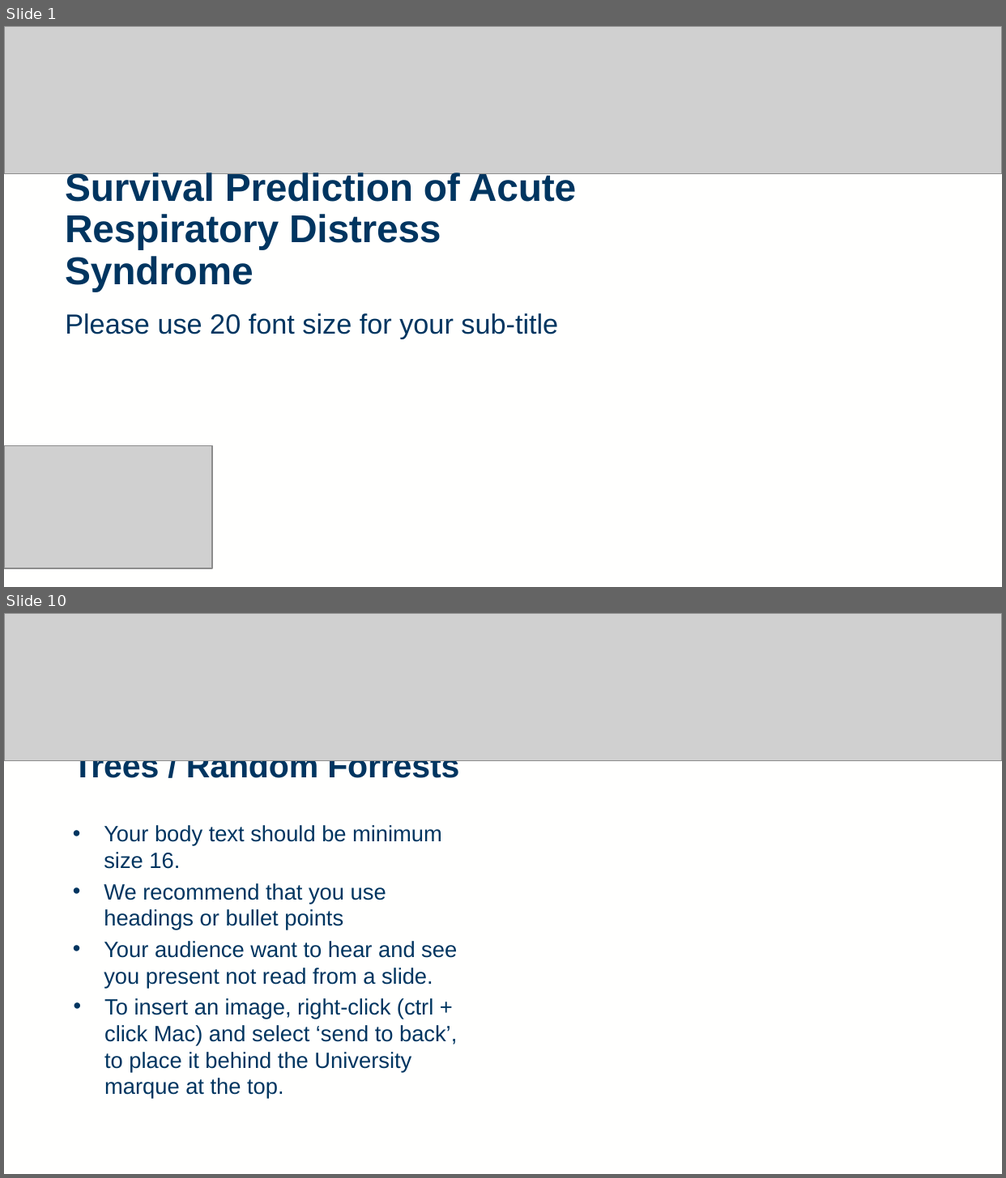
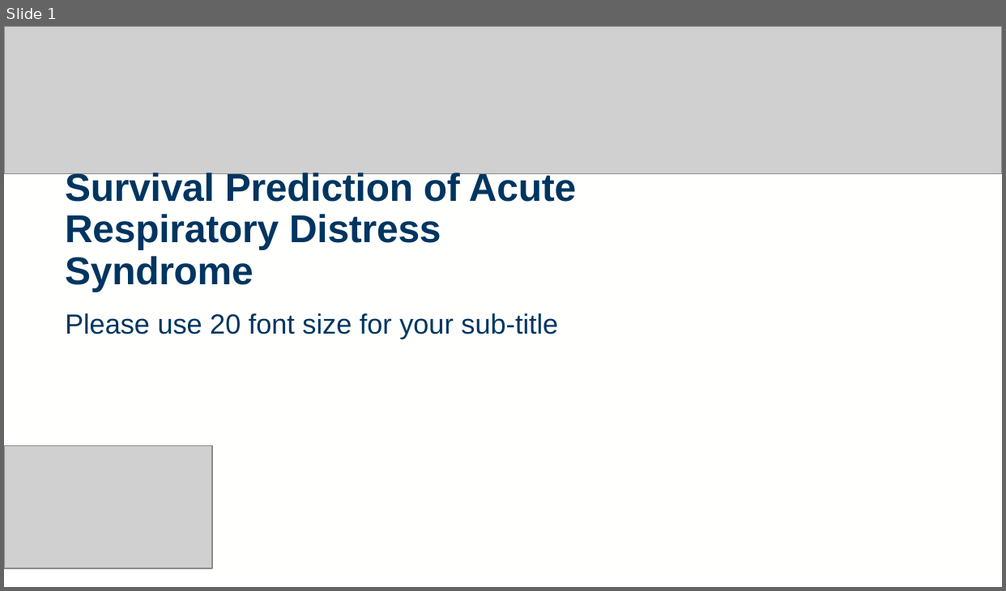
Before and after one commit to rtedwards/ARDS-classification, a slide deck: viva/viva_2416963E.pptx. Shown one above the other, each under a label of ours: slides 1 and 10 before the commit, slide 1 after it; the slides between them are not shown. The pictures are 1006x1178 and 1006x591 pixels, drawn with LibreOffice and Linux fonts; fonts in the diff are those of the drawing; grey boxes stand for pictures; background and template pictures are left out. Boxes give left, top, right and bottom in pixels: in the first picture for what was removed or moved away, otherwise in the second. Text is boxed around its words. In the diff, an @@ line names an element or a change of style, - is before the commit and + after.

```diff
--- a/viva/viva_2416963E.pptx
+++ b/viva/viva_2416963E.pptx
@@ slide 10 removed at box(4, 613, 1002, 1174), background #FFFFFE; not listed: 3 template elements that a slide beside it also shows @@
@@ picture removed at box(4, 613, 1002, 760) @@
@@ rectangle removed at box(66, 745, 472, 1150) @@
@@ title removed at box(73, 760, 459, 785) @@
-Trees / Random Forrests
@@ text removed at box(104, 825, 457, 1099) @@
-• Your body text should be minimum size 16.
-• We recommend that you use headings or bullet points
-• Your audience want to hear and see you present not read from a slide.
-• To insert an image, right-click (ctrl + click Mac) and select ‘send to back’, to place it behind the University marque at the top.
```
Also in this commit, not shown: 7 slides changed, 7 slides added, 6 other slides removed, 1 other file.
